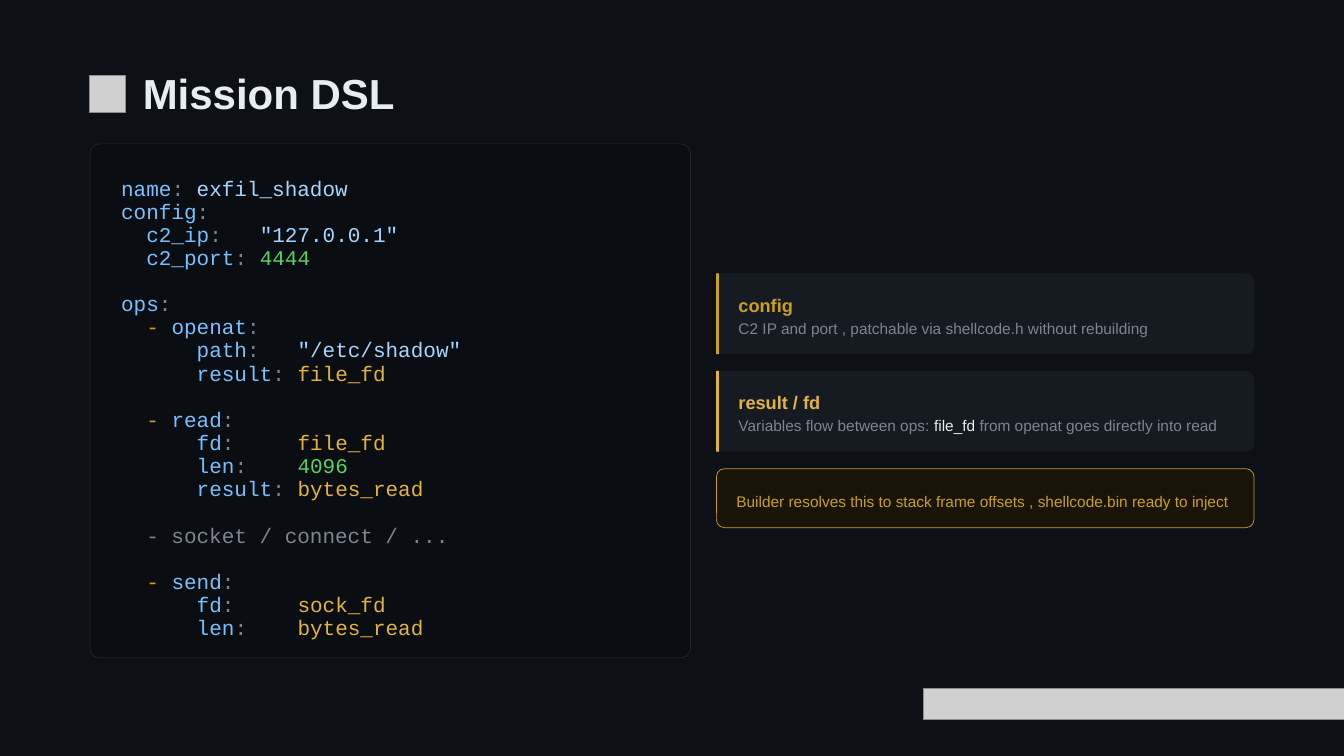
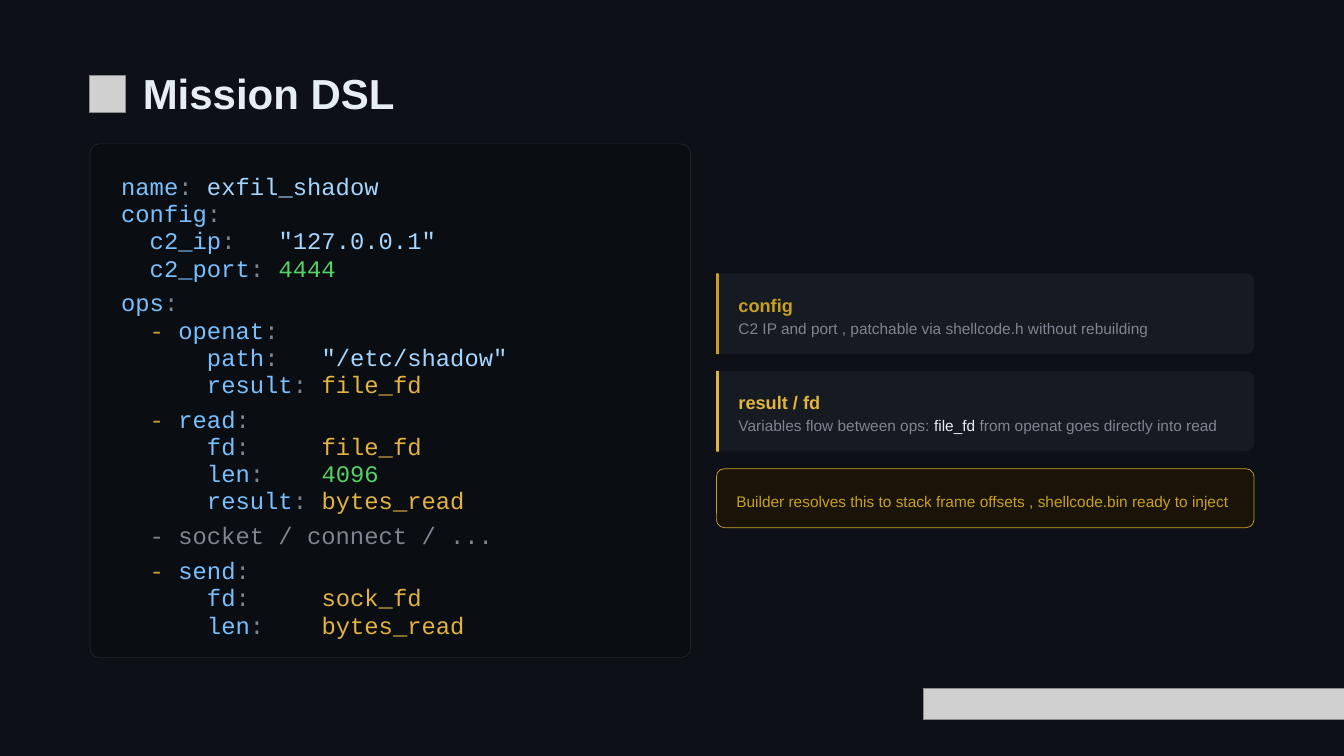
Before and after one commit to maycon/I-OWN-URING, a slide deck: slide 22 of talk/What EDRs Don't See - Syscall-less Shellcode via io_uring.pptx. Drawn at 1344x756 pixels with LibreOffice and Linux fonts; fonts in the diff are those of the drawing; grey boxes stand for pictures; background and template pictures are left out. Boxes give left, top, right and bottom in pixels: in the first picture for what was removed or moved away, otherwise in the second. Text is boxed around its words. In the diff, an @@ line names an element or a change of style, - is before the commit and + after.

Commit message:
talk: bump the DSL YAML to 17pt with compressed section gaps
Font 15 -> 17pt (the width ceiling: the longest line measures 5.23in
of the 5.50in code box at 17pt; 18pt would overflow). Vertical budget
recovered by compressing the four section gaps from 0.459in to
0.345in while the regular line pitch grows 0.229 -> 0.270in, so the
block keeps the same footprint (last line still ends at 6.29in, clear
of the footer). All 16 line shapes re-pitched by content (gaps after
c2_port, the two results, and the socket line); ink height in the
re-render grew 7.9 -> 8.3pt and the longest line stays inside the box.

```diff
--- a/talk/What EDRs Don't See - Syscall-less Shellcode via io_uring.pptx
+++ b/talk/What EDRs Don't See - Syscall-less Shellcode via io_uring.pptx
@@ 3 texts: place and size @@
-3 texts at bbox=[146, 251, 462, 474]
+3 texts at bbox=[150, 261, 508, 483]
@@ text "result: file_fd": place and size @@
-text "result: file_fd" at bbox=[197, 366, 386, 384]
+text "result: file_fd" at bbox=[207, 376, 422, 396]
@@ text "fd: file_fd": place and size @@
-text "fd: file_fd" at bbox=[197, 435, 386, 453]
+text "fd: file_fd" at bbox=[207, 438, 422, 458]
@@ size 15 to 17 pt in 16 elements at bbox=[121, 178, 379, 198], bbox=[121, 298, 178, 316], bbox=[178, 411, 250, 429], bbox=[207, 616, 465, 639], bbox=[178, 527, 407, 544], bbox=[121, 205, 221, 227], bbox=[178, 323, 278, 344], bbox=[207, 589, 422, 609], bbox=[207, 438, 422, 458], bbox=[150, 232, 436, 254], bbox=[207, 349, 508, 371], bbox=[178, 562, 250, 580], bbox=[207, 465, 379, 483], bbox=[150, 261, 336, 282], bbox=[207, 376, 422, 396], bbox=[207, 492, 465, 514] @@
@@ text "result: bytes_read": place and size @@
-text "result: bytes_read" at bbox=[197, 481, 424, 501]
+text "result: bytes_read" at bbox=[207, 492, 465, 514]
@@ text "- send:": place and size @@
-text "- send:" at bbox=[172, 574, 235, 590]
+text "- send:" at bbox=[178, 562, 250, 580]
```
